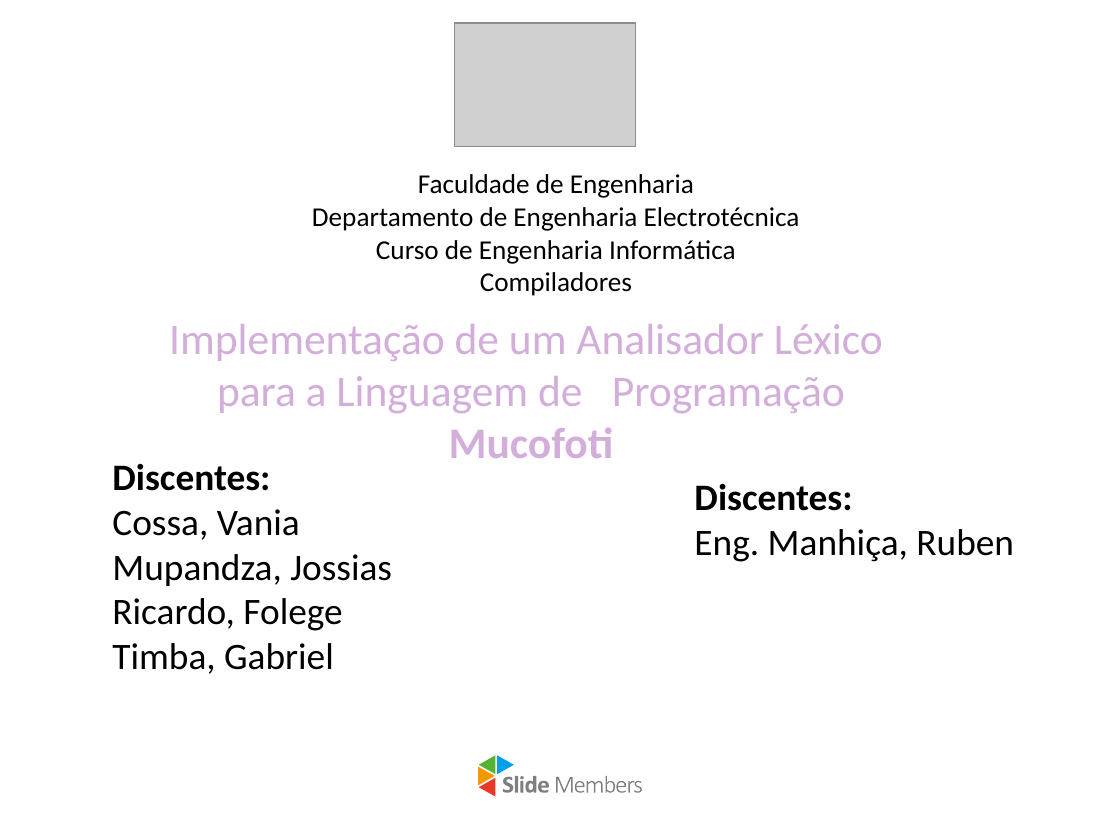
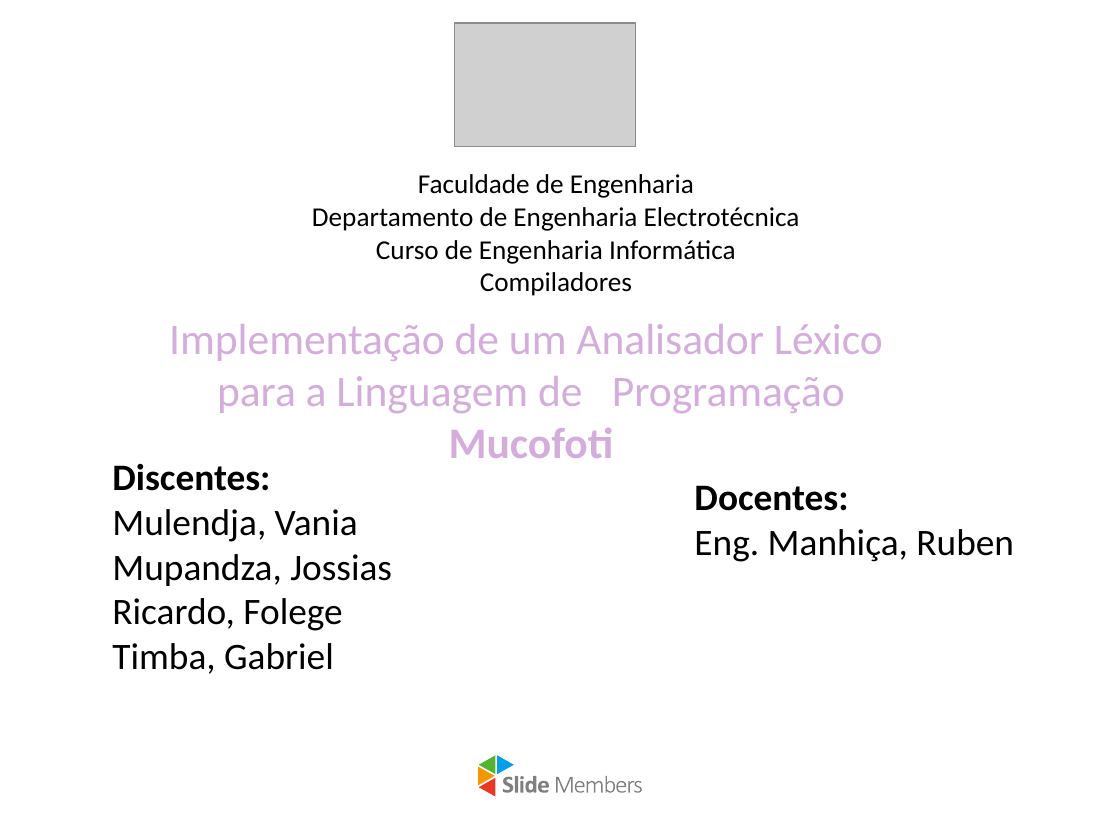
Before and after one commit to jossiasmupandza/CompiladorParser, a slide deck: slide 1 of docs/Analisador Lexico/Mucofoti_Apresentacao.pptx. Drawn at 1120x840 pixels with LibreOffice and Linux fonts; fonts in the diff are those of the drawing; grey boxes stand for pictures; background and template pictures are left out. Boxes give left, top, right and bottom in pixels: in the first picture for what was removed or moved away, otherwise in the second. Text is boxed around its words. In the diff, an @@ line names an element or a change of style, - is before the commit and + after.

```diff
--- a/docs/Analisador Lexico/Mucofoti_Apresentacao.pptx
+++ b/docs/Analisador Lexico/Mucofoti_Apresentacao.pptx
@@ text at <box>112,509,358,542</box>: text changed @@
-Cossa, Vania
+Mulendja, Vania
@@ text at <box>694,485,848,511</box>: text changed @@
-Discentes:
+Docentes:
```
Also in this commit, not shown: 2 other slides changed.
